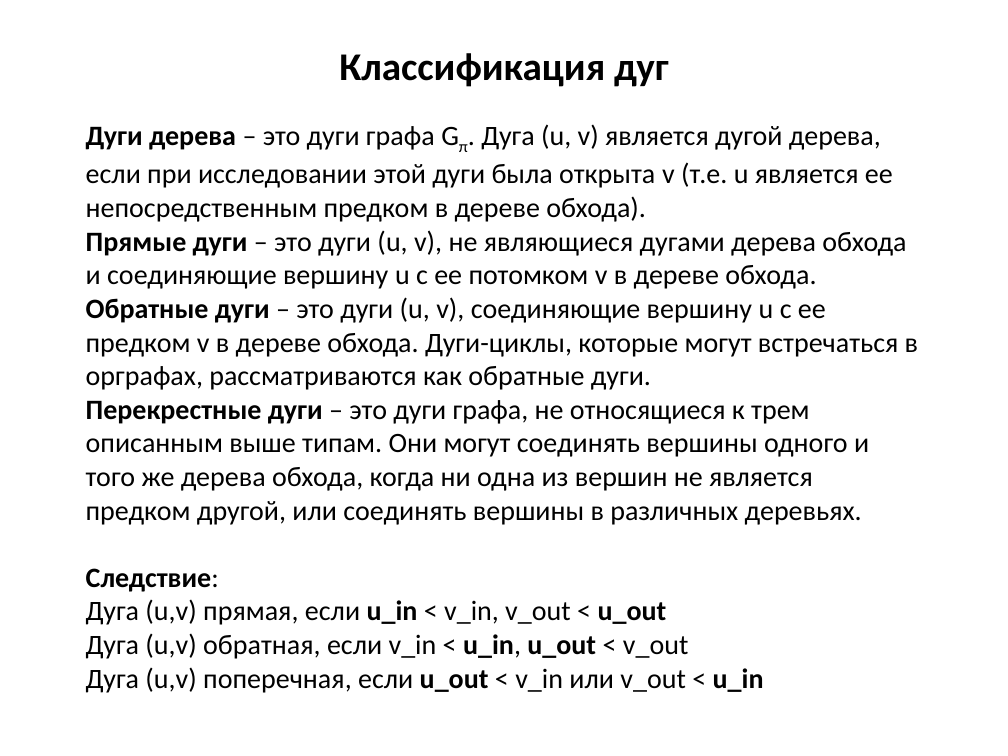
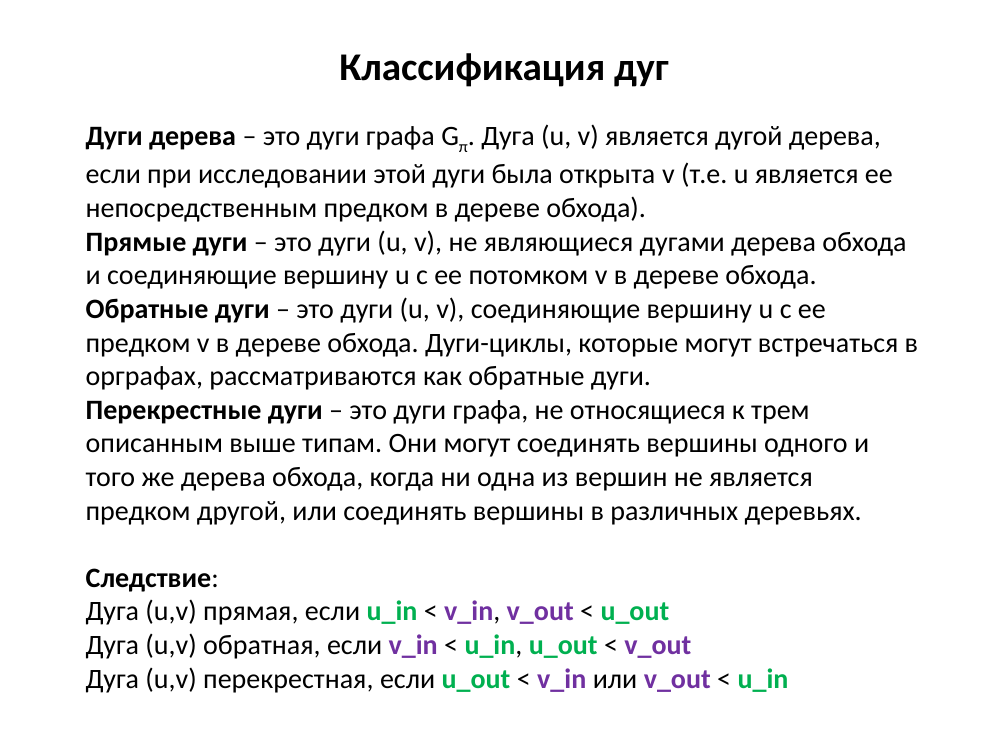
Before and after one commit to SteinbergOB/ANG, a slide deck: slide 45 of Презентации/Лекция 1.pptx. Drawn at 1008x756 pixels with LibreOffice and Linux fonts; fonts in the diff are those of the drawing. Boxes give left, top, right and bottom in pixels: in the first picture for what was removed or moved away, otherwise in the second. Text is boxed around its words. In the diff, an @@ line names an element or a change of style, - is before the commit and + after.

```diff
--- a/Презентации/Лекция 1.pptx
+++ b/Презентации/Лекция 1.pptx
@@ title at (86,124,918,693): text changed @@
-Дуги дерева – это дуги графа Gπ. Дуга (u, v) является дугой дерева, если при исследовании этой дуги была открыта v (т.е. u является ее непосредственным предком в дереве обхода).
-Прямые дуги – это дуги (u, v), не являющиеся дугами дерева обхода и соединяющие вершину u с ее потомком v в дереве обхода.
-Обратные дуги – это дуги (u, v), соединяющие вершину u с ее предком v в дереве обхода. Дуги-циклы, которые могут встречаться в орграфах, рассматриваются как обратные дуги.
-Перекрестные дуги – это дуги графа, не относящиеся к трем описанным выше типам. Они могут соединять вершины одного и того же дерева обхода, когда ни одна из вершин не является предком другой, или соединять вершины в различных деревьях.
-Следствие:
-Дуга (u,v) прямая, если u_in < v_in, v_out < u_out
-Дуга (u,v) обратная, если v_in < u_in, u_out < v_out
-Дуга (u,v) поперечная, если u_out < v_in или v_out < u_in
+Дуги дерева – это дуги графа Gπ. Дуга (u, v) является дугой дерева, если при исследовании этой дуги была открыта v (т.е. u является ее непосредственным предком в дереве обхода).
+Прямые дуги – это дуги (u, v), не являющиеся дугами дерева обхода и соединяющие вершину u с ее потомком v в дереве обхода.
+Обратные дуги – это дуги (u, v), соединяющие вершину u с ее предком v в дереве обхода. Дуги-циклы, которые могут встречаться в орграфах, рассматриваются как обратные дуги.
+Перекрестные дуги – это дуги графа, не относящиеся к трем описанным выше типам. Они могут соединять вершины одного и того же дерева обхода, когда ни одна из вершин не является предком другой, или соединять вершины в различных деревьях.
+Следствие:
+Дуга (u,v) прямая, если u_in < v_in, v_out < u_out
+Дуга (u,v) обратная, если v_in < u_in, u_out < v_out
+Дуга (u,v) перекрестная, если u_out < v_in или v_out < u_in
```
Also in this commit, not shown: 3 other slides changed, 10 slides added, 1 other file.
